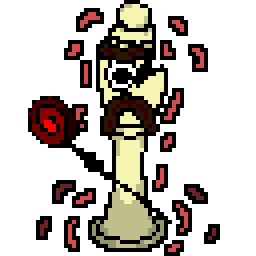
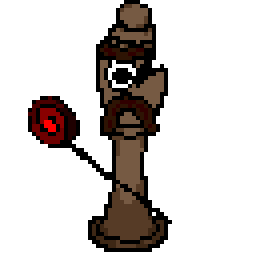
Two versions of the same layered image (256×256). Layer-by-layer changes:
pixels changed over [36, 4, 220, 256] (layer not identified)
